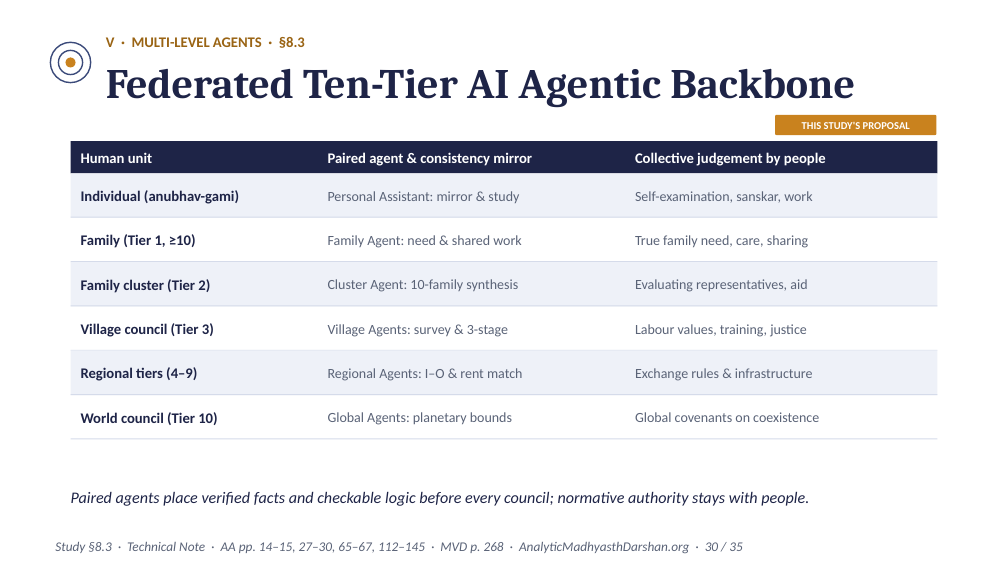
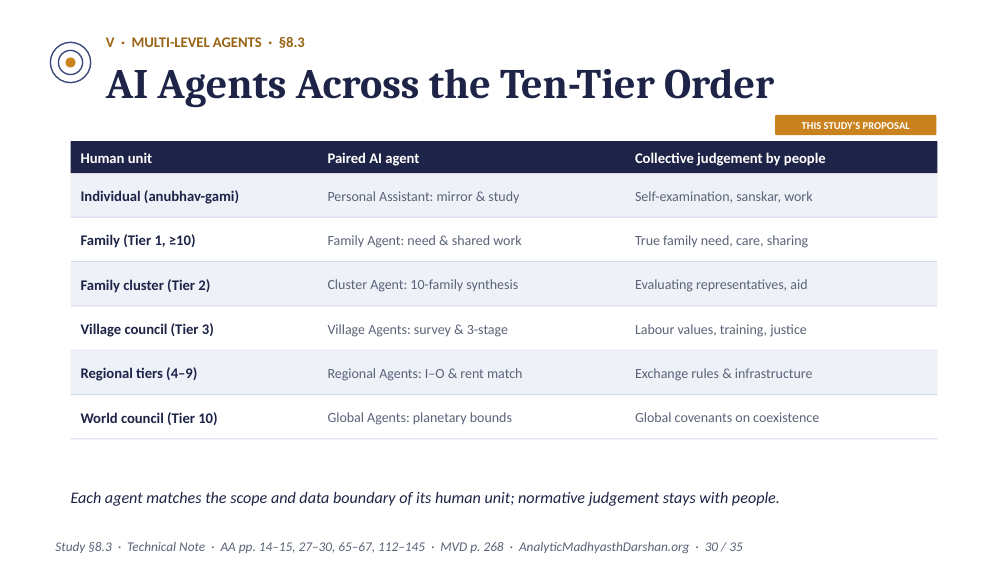
Before and after one commit to raghavamohan/AnalyticMadhyasthDarshan, a slide deck: slide 30 of Studies/Prosperity-Economics-And-Right-Use/Prosperity-Economics-And-Right-Use-Madhyasth-Darshan.pptx. Drawn at 1008x567 pixels with LibreOffice and Linux fonts; fonts in the diff are those of the drawing. Boxes give left, top, right and bottom in pixels: in the first picture for what was removed or moved away, otherwise in the second. Text is boxed around its words. In the diff, an @@ line names an element or a change of style, - is before the commit and + after.

```diff
--- a/Studies/Prosperity-Economics-And-Right-Use/Prosperity-Economics-And-Right-Use-Madhyasth-Darshan.pptx
+++ b/Studies/Prosperity-Economics-And-Right-Use/Prosperity-Economics-And-Right-Use-Madhyasth-Darshan.pptx
@@ text at bbox=[106, 68, 774, 108]: text changed @@
-Federated Ten-Tier AI Agentic Backbone
+AI Agents Across the Ten-Tier Order
@@ text at bbox=[328, 152, 419, 166]: text changed @@
-Paired agent & consistency mirror
+Paired AI agent
@@ text at bbox=[71, 491, 780, 506]: text changed @@
-Paired agents place verified facts and checkable logic before every council; normative authority stays with people.
+Each agent matches the scope and data boundary of its human unit; normative judgement stays with people.
```
Also in this commit, not shown: 15 other slides changed, 15 other files.
